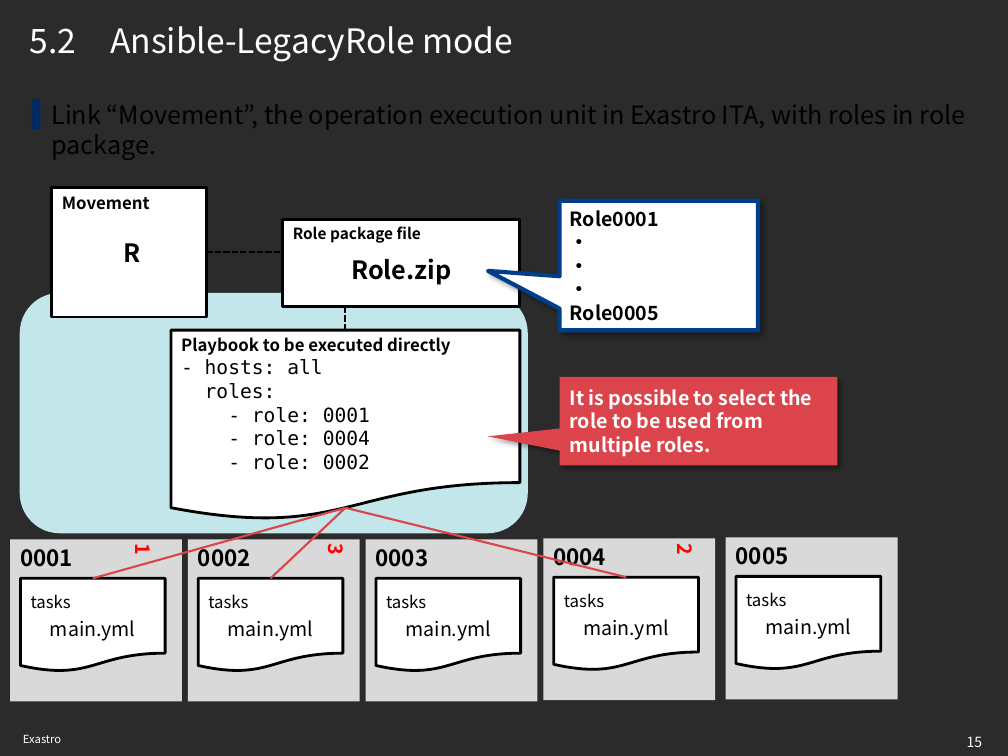
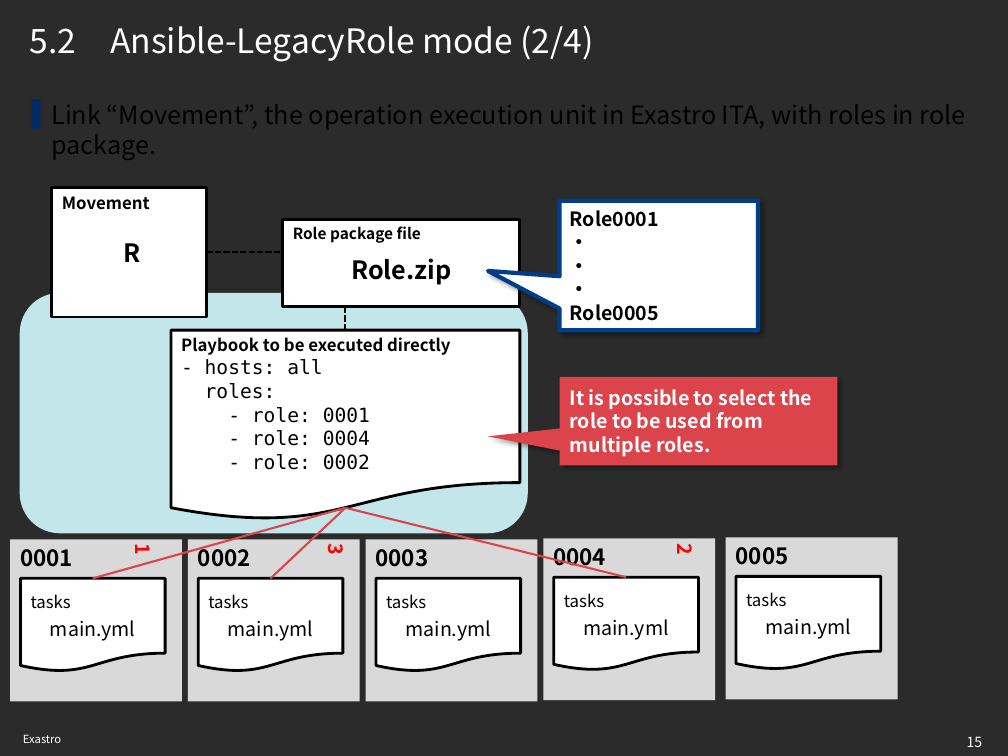
Before and after one commit to exastro-suite/it-automation-docs, a slide deck: slide 15 of asset/Learn/ITA-Ansible-Driver_lecture.pptx. Drawn at 1008x756 pixels with LibreOffice and Linux fonts; fonts in the diff are those of the drawing; background and template pictures are left out; a plain dark background stands for a picture behind light text. Boxes give left, top, right and bottom in pixels: in the first picture for what was removed or moved away, otherwise in the second. Text is boxed around its words. In the diff, an @@ line names an element or a change of style, - is before the commit and + after.

```diff
--- a/asset/Learn/ITA-Ansible-Driver_lecture.pptx
+++ b/asset/Learn/ITA-Ansible-Driver_lecture.pptx
@@ title at <box>30,25,594,62</box>: text changed @@
-5.2 Ansible-LegacyRole mode
+5.2 Ansible-LegacyRole mode (2/4)
```
Also in this commit, not shown: 16 other slides changed, 1 slide added, 1 other file.
